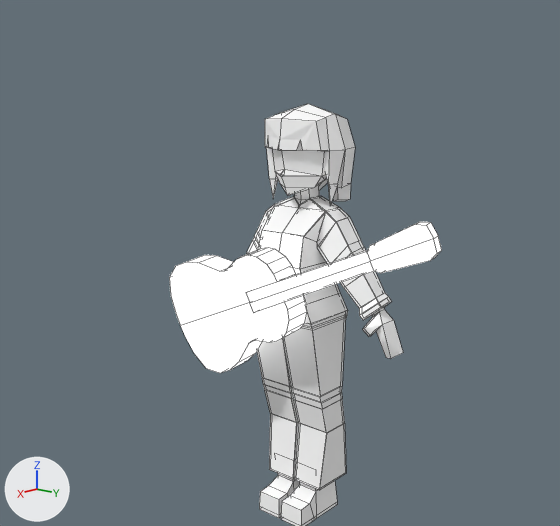
Renders of the Blender file ART/Jacson/ADE/RiggedElise.blend from each side of a commit.
Camera for both pictures: the file's camera 'Camera.001'. Lighting does not change. The marker at lower left points along +X, +Y and +Z. Mesh edges are drawn as thin lines.
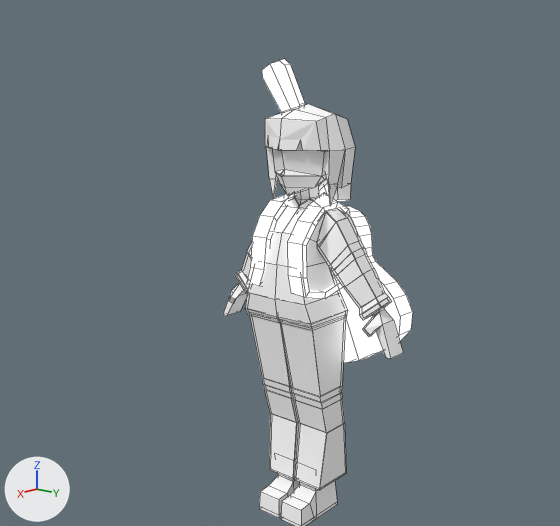
The change, as a list of edits to the scene's bpy script:
```text
Add me_plane:
    me_plane.from_pydata(...)  # 22 vertices, 10 faces; spans x -0.417..0.334, y 0.148..0.425, z 0.405..1.359
    me_plane.polygons.foreach_set('use_smooth', [True] * 10)
    me_plane.materials.append(mat_material)  # white #e7e7e7
Change ob_plane_001:
    ob_plane_001.location: (0.79, 0.41, 0.55) -> (-0.72, -0.13, 1.18)
    ob_plane_001.rotation_euler: (-4.83, 0.414, -1.601) -> (-4.879, 1.142, -4.779)  # degrees (-277, 24, -92) -> degrees (-280, 65, -274)
Add ob_plane:
    ob_plane = bpy.data.objects.new('Plane', me_plane)
    ob_plane.location = (0.0, 0.0, 0.0)
    _m = ob_plane.modifiers.new('Mirror', 'MIRROR')
    _m.use_axis = (False, True, False)
    _m = ob_plane.modifiers.new('Solidify', 'SOLIDIFY')
    _m.thickness = -0.07
```

Location of each change, (x1, y1, x2, y2) in pixels of the pictures (560 x 526 px):
'Plane.001', moved, turned
    before: (169, 222, 442, 373)
    after: (262, 59, 413, 363)
'Plane', added
    after: (246, 193, 350, 299)
